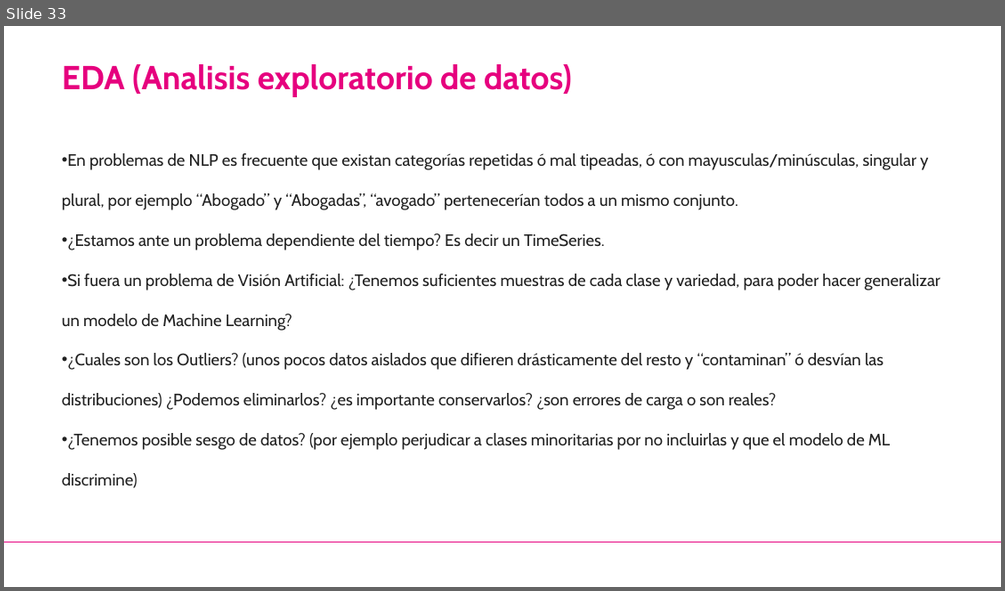
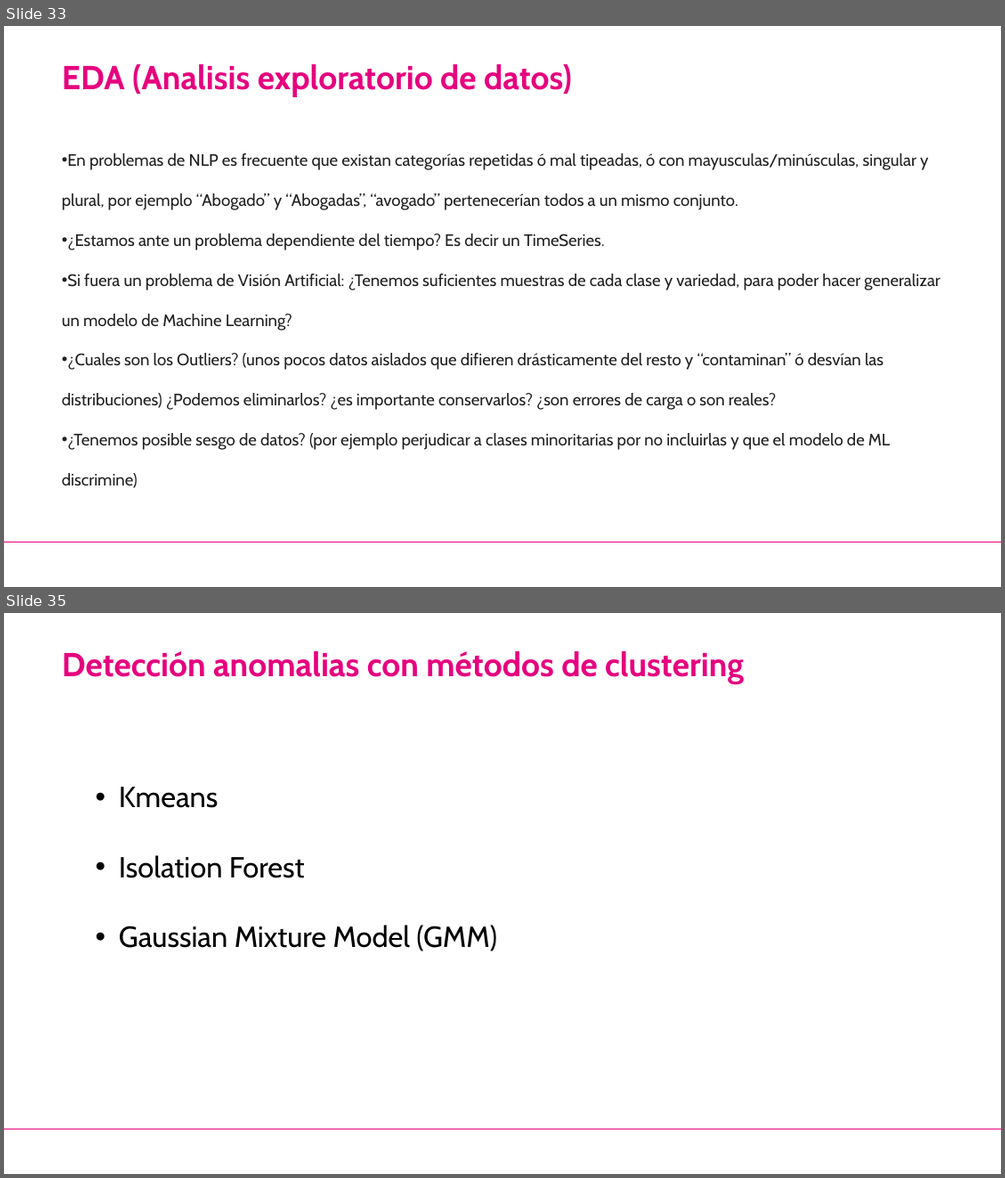
Before and after one commit to jorcapla/UE_proyecto_bigdata, a slide deck: Detección de anomalias/Deteccion_Anomalias.pptx. Shown one above the other, each under a label of ours: slide 33 before the commit, slides 33 and 35 after it; the slides between them are not shown. The pictures are 1005x591 and 1005x1178 pixels, drawn with LibreOffice and Linux fonts; fonts in the diff are those of the drawing; background and template pictures are left out. Boxes give left, top, right and bottom in pixels: in the first picture for what was removed or moved away, otherwise in the second. Text is boxed around its words. In the diff, an @@ line names an element or a change of style, - is before the commit and + after.

```diff
--- a/Detección de anomalias/Deteccion_Anomalias.pptx
+++ b/Detección de anomalias/Deteccion_Anomalias.pptx
@@ slide 35 added at [4, 613, 1001, 1174], background #FFFFFF; not listed: 1 template element that a slide beside it also shows @@
@@ text added at [62, 651, 744, 684], 32 pt, text #E6007E, bold @@
+Detección anomalias con métodos de clustering
@@ text added at [119, 787, 497, 951], 28 pt, text #000000 @@
+• Kmeans
+• Isolation Forest
+• Gaussian Mixture Model (GMM)
```
Also in this commit, not shown: 17 other slides added, 18 other files.
